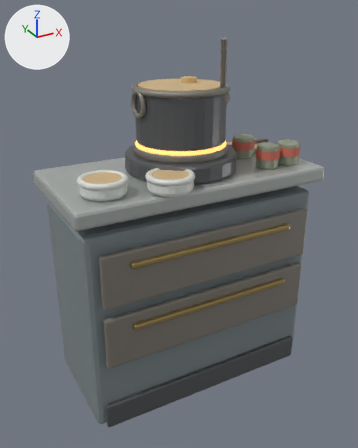
The glTF model assets/blender/food_station.glb as it was, and as the next commit left it.
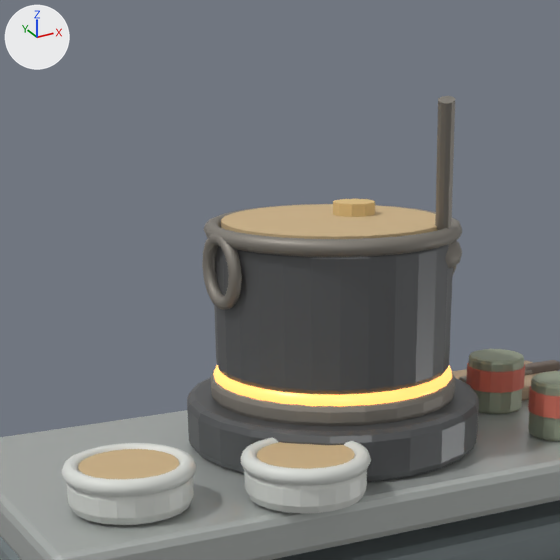
Old and new are each drawn whole from a 50 mm camera at (-0.88, -1.587, 1.444) aimed at (-0.02, -0.024, 0.662) and again close up on the part from 15% to 75% of the width and 0% to 48% of the height. Arrows for +X, +Y and +Z are at upper left; the lights stay in place. The older version's two pictures come first. The close-ups show mesh edges as thin lines.

In view in the first close-up: 'food-station'.
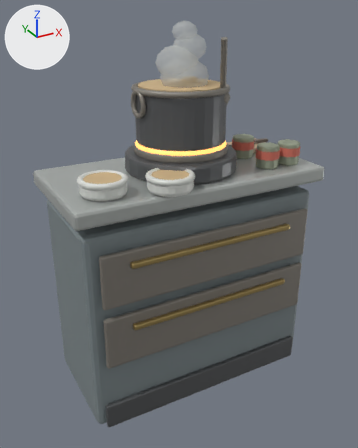
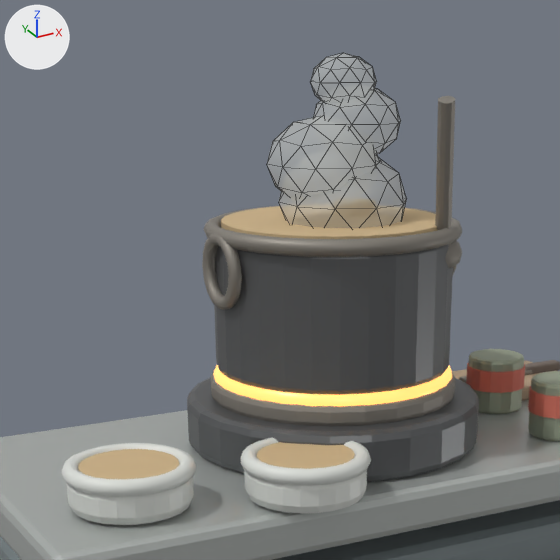
Where the change shows, as pixel boxes (x1, y1, x2, y2) in the close-ups (560 x 560 px):
'steam', added: after (267, 53, 406, 228)

What the commit changed:
Material 'steam-puff' (mat_steam_puff) is new.
Its base color is (0.8, 0.83, 0.81) (white #e7ebe8).
Its roughness is 0.98.
Its alpha is 0.3.
Mesh me_icosphere_001 is new.
It has 168 vertices, 320 faces and spans x -0.102..0.084, y -0.088..0.088, z -0.069..0.184.
It uses material mat_steam_puff (white #e7ebe8).
Object 'steam' (ob_steam) is new; it shows me_icosphere_001.
Its location is (0.01, -0.01, 1.215).
